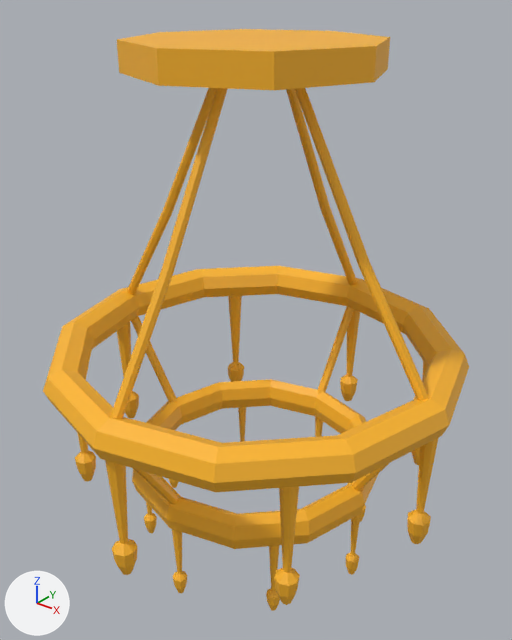
Before and after pictures for a commit that changed the FBX model Assets/Scenes/Models/Furniture/Dollhouse Furniture Kit/LivingRoom/Chandelier.fbx.
Both versions are drawn from a 50 mm camera at (1.039, -3.267, 3.653) aimed at (-0.001, -1.967, 2.847). Every picture has the same lights, and +X, +Y and +Z are marked at lower left. Where no turn or scale is listed for an object, it has been applied to the vertices.
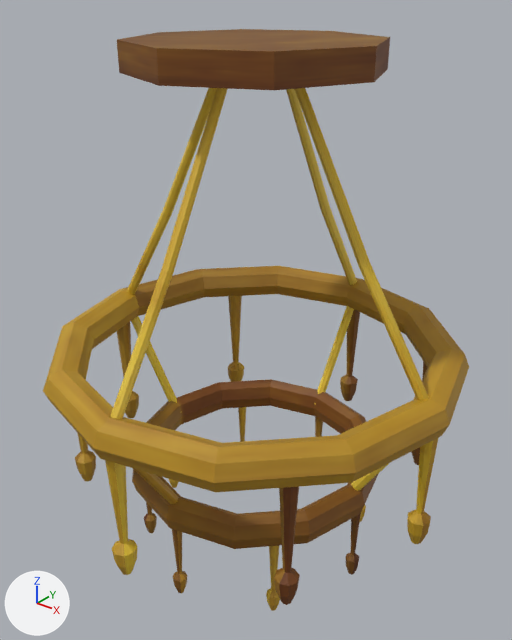
Where the newer file only moved an object's origin or applied its transform, the numbers keep the older frame.

Where the change shows, as pixel boxes [x1, y1, x2, y2] in the pictures (512 x 640 px):
'Torus', surface changed (orange to brown)
    both: [43, 266, 469, 492]
'Cylinder.026', surface changed (orange to brown)
    both: [111, 29, 429, 419]
'Torus.001', surface changed (orange to brown)
    both: [132, 379, 379, 549]
'Cylinder.023', surface changed (orange to brown)
    both: [75, 296, 438, 605]
'Cylinder.024', surface changed (orange to brown)
    both: [144, 407, 366, 611]
'Cylinder.025', surface changed (orange to yellow)
    both: [131, 306, 389, 504]

The edits, one by one:
Picture 'gold.png' (img_gold_png) is new.
In material 'Gold' (mat_gold), base_color is no longer (1.0, 0.478, 0.0202), orange #ffb827.
In material 'Gold' (mat_gold), texture is now set to img_gold_png.
In material 'Gold' (mat_gold), roughness goes from 0.5 to 0.594.
me_torus has 96 vertices, 96 faces and spans x -0.55..0.55, y -2.518..-1.418, z 2.704..2.804.
me_torus is used by ob_torus; location (0.0, 0.0, 0.0).
me_torus part 3: texture (UV) coordinates of 96 of 96 faces, centred in x -0.506..0.506, y -2.474..-1.462, z 2.712..2.797, changed; they spanned u 0.0..1.0, v 0.0..1.0 and now span u 0.0..0.19, v 0.19..0.38.
me_torus_001 has 96 vertices, 96 faces and spans x -0.358..0.358, y -2.326..-1.61, z 2.378..2.478.
me_torus_001 is used by ob_torus_001; location (0.0, 0.0, 0.0).
me_torus_001 part 1: texture (UV) coordinates of 96 of 96 faces, centred in x -0.33..0.33, y -2.298..-1.639, z 2.386..2.471, changed; they spanned u 0.0..1.0, v 0.0..1.0 and now span u 0.0..0.19, v 0.0..0.19.
me_cylinder_009 has 112 vertices, 82 faces and spans x -0.51..0.51, y -2.478..-1.458, z 2.762..3.53.
me_cylinder_009 is used by ob_cylinder_026; location (0.0, 0.0, 0.0).
me_cylinder_009 part 2: texture (UV) coordinates of 82 of 82 faces, centred in x -0.499..0.499, y -2.467..-1.469, z 2.769..3.53, changed; they spanned u 0.0..1.0, v 0.01..1.0 and now span u 0.29..1.0, v 0.0..0.88.
